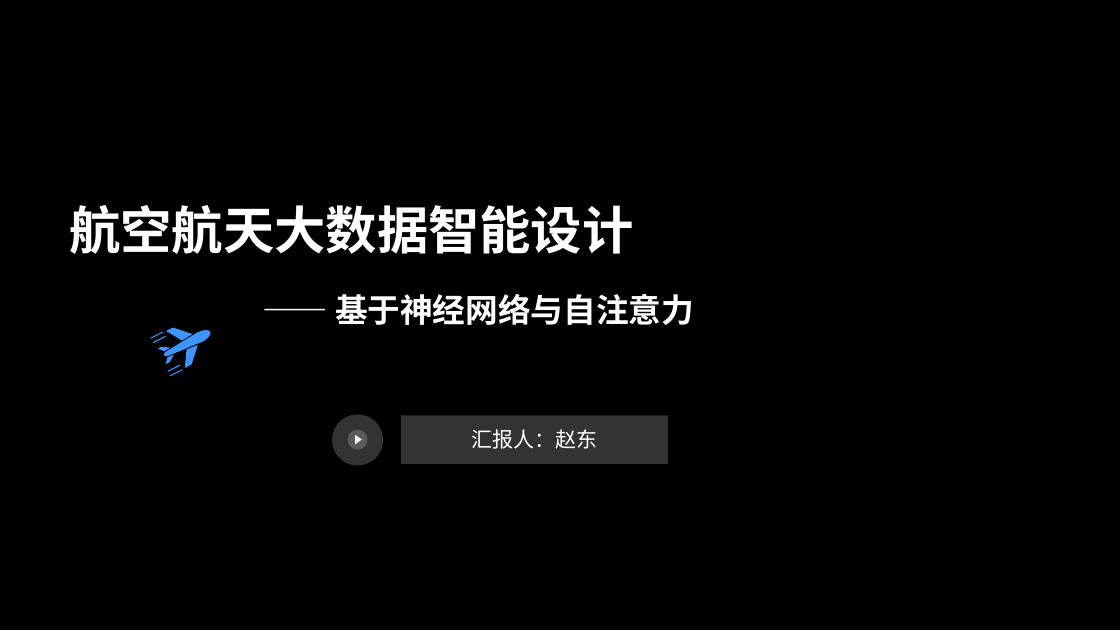
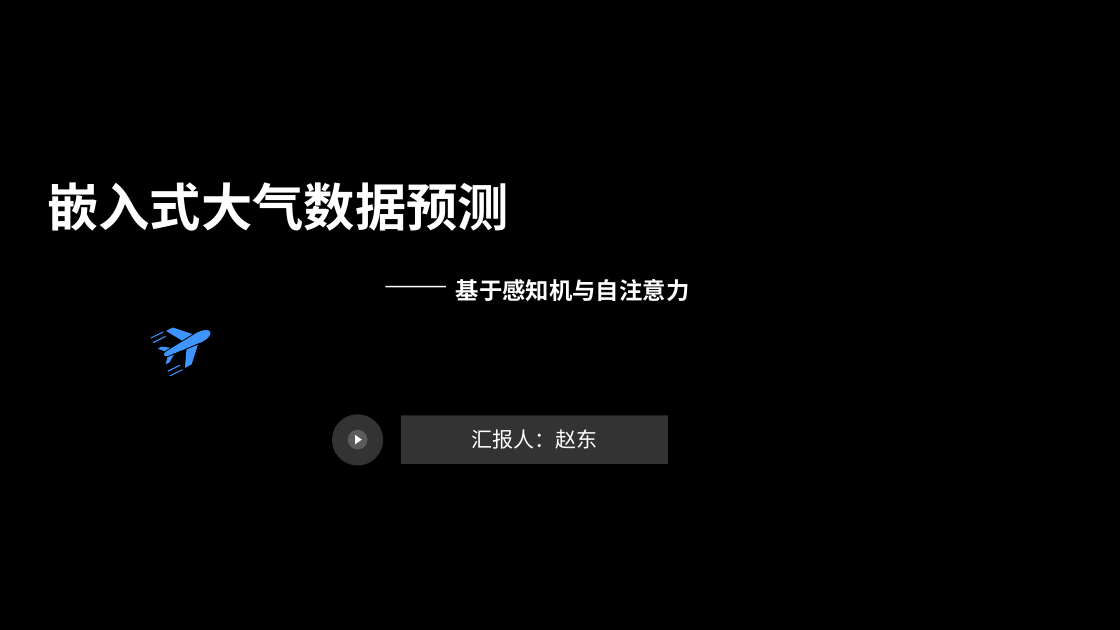
Before and after one commit to DzanielCraig/DeepLearn, a slide deck: slide 1 of Note/航空航天大数据智能设计.pptx. Drawn at 1120x630 pixels with LibreOffice and Linux fonts; fonts in the diff are those of the drawing; background and template pictures are left out. Boxes give left, top, right and bottom in pixels: in the first picture for what was removed or moved away, otherwise in the second. Text is boxed around its words. In the diff, an @@ line names an element or a change of style, - is before the commit and + after.

```diff
--- a/Note/航空航天大数据智能设计.pptx
+++ b/Note/航空航天大数据智能设计.pptx
@@ title at box(47, 182, 690, 301): text changed; size 28 to 20 pt @@
-航空航天大数据智能设计
-—— 基于神经网络与自注意力
+嵌入式大气数据预测
+—— 基于感知机与自注意力
```
Also in this commit, not shown: 8 other slides changed.
